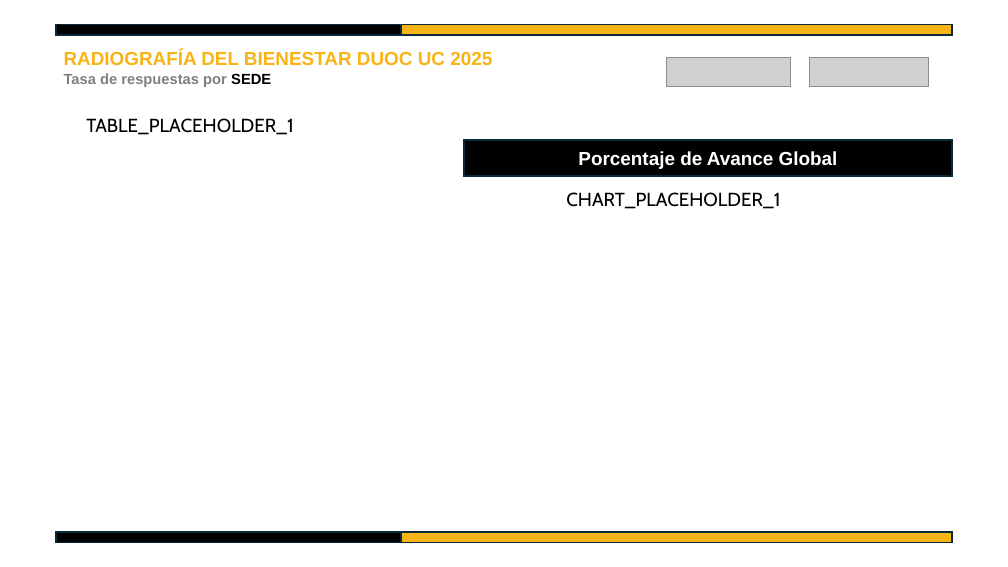
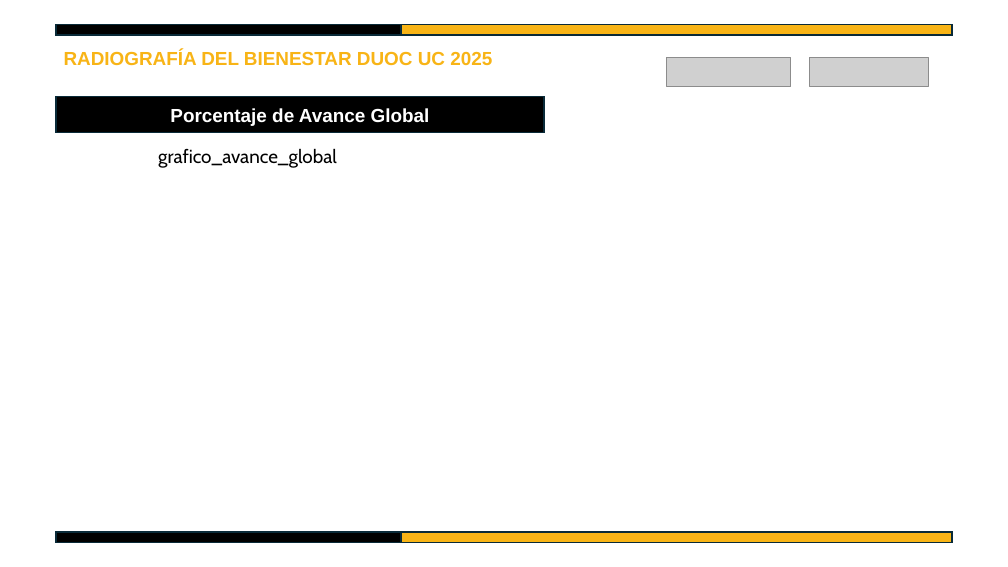
Before and after one commit to SebaValenzuela/Radiografia-del-Bienestar-DUOC-UC-2025, a slide deck: slide 1 of templates/radiografia_bienestar_duoc_2025.pptx. Drawn at 1008x567 pixels with LibreOffice and Linux fonts; fonts in the diff are those of the drawing; grey boxes stand for pictures. Boxes give left, top, right and bottom in pixels: in the first picture for what was removed or moved away, otherwise in the second. Text is boxed around its words. In the diff, an @@ line names an element or a change of style, - is before the commit and + after.

Commit message:
tasa de respuestas almost done

```diff
--- a/templates/radiografia_bienestar_duoc_2025.pptx
+++ b/templates/radiografia_bienestar_duoc_2025.pptx
@@ text at box(64, 73, 271, 87): paragraph removed @@
-Tasa de respuestas por SEDE
@@ rectangle "Porcentaje de Avance Global": place and size @@
-rectangle "Porcentaje de Avance Global" at box(464, 140, 952, 175)
+rectangle "Porcentaje de Avance Global" at box(56, 97, 544, 132)
@@ text removed at box(86, 118, 293, 135) @@
-TABLE_PLACEHOLDER_1
@@ text added at box(158, 148, 337, 168), 18 pt, text #000000 @@
+grafico_avance_global
@@ text removed at box(566, 192, 780, 209) @@
-CHART_PLACEHOLDER_1
```
Also in this commit, not shown: 3 slides added, 1 slide removed, 5 other files.
